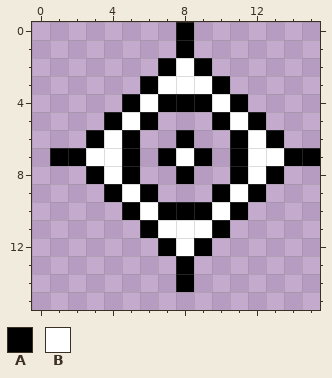
Pixel-art file: Protótipos/Arquivos - Aseprite/Gameplay/crosshair.aseprite. Above, as it was before the edit.
16x16 pixels, 1 frame.
Palette (. is transparent): A #000000  B #ffffff
Pixels before, first column x 1:
 0 .......A.......
 1 .......A.......
 2 ......ABA......
 3 .....ABBBA.....
 4 ....ABAAABA....
 5 ...ABA...ABA...
 6 ..ABA..A..ABA..
 7 AABBA.ABA.ABBAA
 8 ..ABA..A..ABA..
 9 ...ABA...ABA...
10 ....ABAAABA....
11 .....ABBBA.....
12 ......ABA......
13 .......A.......
14 .......A.......
The same view after the edit:
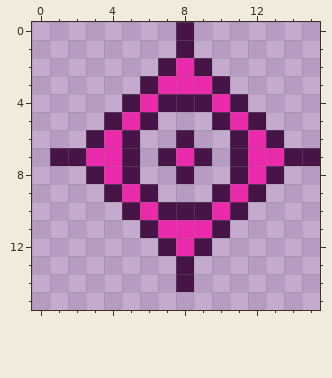
Difference:
colour A: #000000 -> #461446
colour B: #ffffff -> #e92aaa
